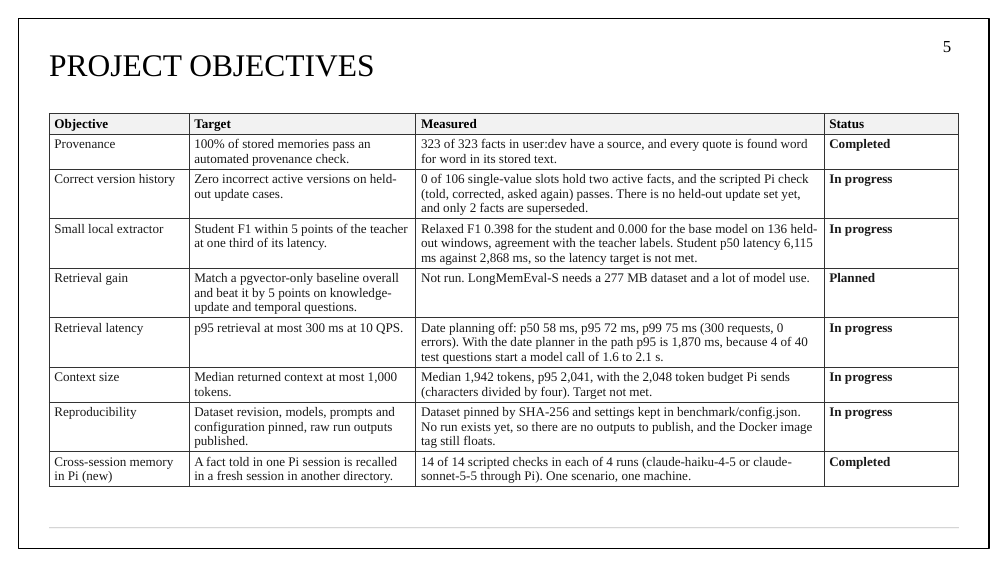
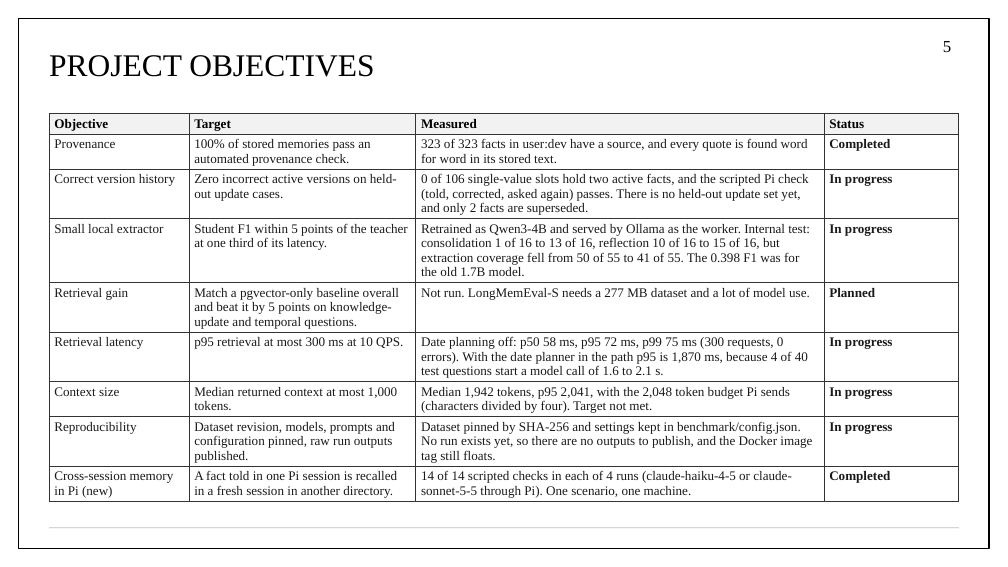
Before and after one commit to aryaniyaps/sdp-2026, a slide deck: slide 5 of P1_R2_13.pptx. Drawn at 1008x567 pixels with LibreOffice and Linux fonts; fonts in the diff are those of the drawing. Boxes give left, top, right and bottom in pixels: in the first picture for what was removed or moved away, otherwise in the second. Text is boxed around its words. In the diff, an @@ line names an element or a change of style, - is before the commit and + after.

Commit message:
Update Second Review deck with worker architecture and benchmark template
Adds the worker architecture slide and a Coding sessions input to the system architecture, updates the fine-tuning slides for the Qwen3-4B worker, and adds a benchmark results table with the pilot status. Benchmark results are not filled in yet.

```diff
--- a/P1_R2_13.pptx
+++ b/P1_R2_13.pptx
@@ table at [49, 113, 959, 502] @@
-row 4, column 3: Relaxed F1 0.398 for the student and 0.000 for the base model on 136 held-out windows, agreement with the teacher labels. Student p50 latency 6,115 ms against 2,868 ms, so the latency target is not met.
+row 4, column 3: Retrained as Qwen3-4B and served by Ollama as the worker. Internal test: consolidation 1 of 16 to 13 of 16, reflection 10 of 16 to 15 of 16, but extraction coverage fell from 50 of 55 to 41 of 55. The 0.398 F1 was for the old 1.7B model.
```
Also in this commit, not shown: 9 other slides changed, 2 slides added.
